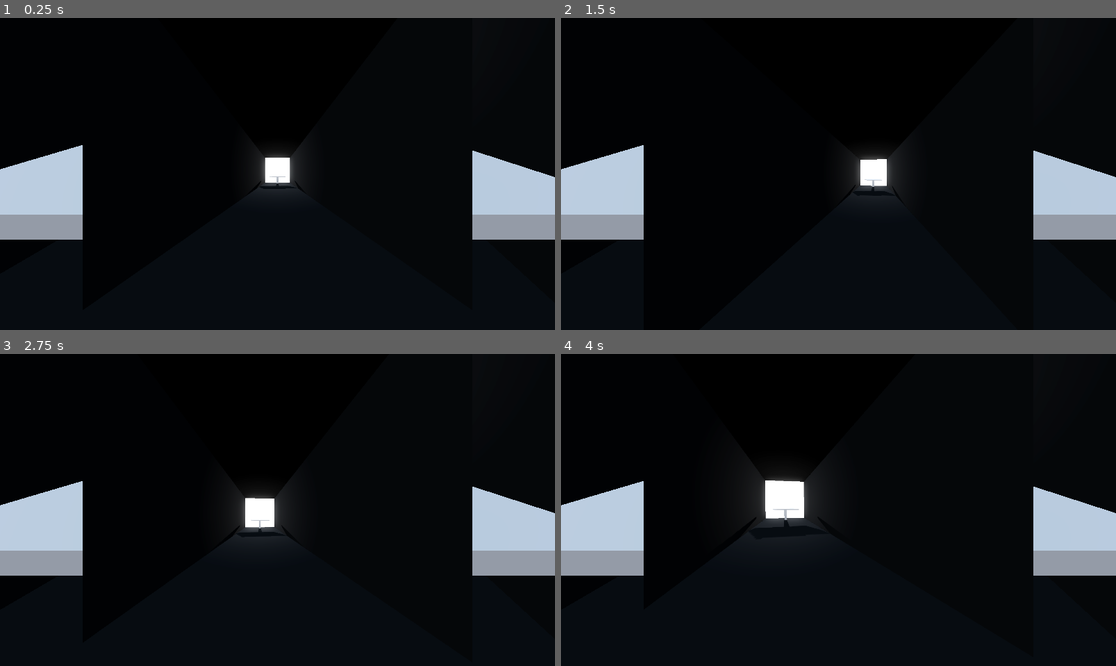
Above: before the commit, frames 1-4 (two rows, left to right).
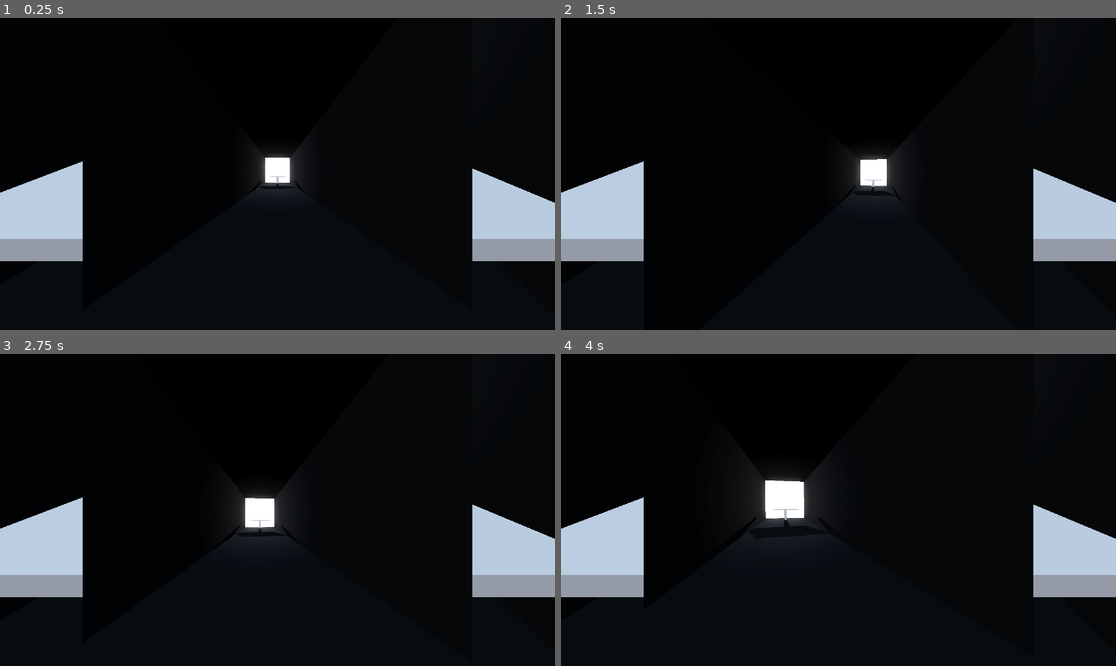
Above: after the commit, the same moments.

Repository: GriffinBaxter/No-Data-Provided
Game: Godot game, scene res://level.tscn
Same seed, same stepped clock (60 frames per second), same inputs: the game is played once before the commit and once after it. The project has no main scene, so this scene is started directly.
Inputs (mouse positions are in pixels of both pictures, inside the frame that each line leads up to):
- Up to frame 1 (0.25 s): no input
- Up to frame 2 (1.5 s): tap Enter at 0.5 s; move the mouse to (866, 174) at 0.52 s; hold Shift (slow) 0.53-1.28 s; hold W (forward) from 0.53 s (still down); tap Space (jump) at 0.77 s; move the mouse to (810, 174) at 1.27 s; tap Shift (slow) at 1.35 s
- Up to frame 3 (2.75 s): keep holding W (forward); tap Space (jump) at 1.52 s; move the mouse to (288, 503) at 2.02 s; hold Shift (slow) from 2.03 s (still down)
- Up to frame 4 (4 s): keep holding W (forward); move the mouse to (832, 516) at 2.77 s; release Shift (slow) at 2.78 s; tap Shift (slow) at 2.85 s; tap Space (jump) at 3.02, 3.77 s; move the mouse to (877, 513) at 3.52 s; hold Shift (slow) from 3.53 s (still down)

The runs differ from the first frame. In frame 1, 6.4% of the frame differs, in the area x 0-100%, y 40-78%; in frame 2, 6.4%; in frame 3, 6.4%; in frame 4, 6.4%.

Commit message:
Trigger cutscene when player camera rotation is also correct

Diff:
--- a/Scripts/SMMTriggerArea3D.gd
+++ b/Scripts/SMMTriggerArea3D.gd
@@ -1,10 +1,24 @@
 extends Area3D
 
-@onready var player = $"../Control/AspectRatioContainer/SubViewportContainer/SubViewport/Player"
-@onready var sub_viewport_container = $"../Control/AspectRatioContainer/SubViewportContainer"
-@onready var smm_animation_player = $"../SMMAnimationPlayer"
+@onready var player = $"../../Control/AspectRatioContainer/SubViewportContainer/SubViewport/Player"
+@onready var sub_viewport_container = $"../../Control/AspectRatioContainer/SubViewportContainer"
+@onready var smm_animation_player = $"../../SMMAnimationPlayer"
+
+@onready var player_camera = $"../../Control/AspectRatioContainer/SubViewportContainer/SubViewport/Player/Head/Camera3D"
+@onready var player_head = $"../../Control/AspectRatioContainer/SubViewportContainer/SubViewport/Player/Head"
+
+var player_entered_area = false
+var cutscene_started = false
+
+func _process(_delta):
+	if (!cutscene_started and player_entered_area and is_within_offset_degrees(-25, 10, player_camera.rotation_degrees.x) and is_within_offset_degrees(11.6, 10, player_head.rotation_degrees.y)):
+		cutscene_started = true
+		sub_viewport_container.visible = false
+		smm_animation_player.play("cutscene_1")
 
 func _on_body_entered(body):
 	if (body == player):
-		sub_viewport_container.visible = false
-		smm_animation_player.play("cutscene_1")
+		player_entered_area = true
+
+func is_within_offset_degrees(original_degrees, offset_degrees, current_degrees):
+	return original_degrees - offset_degrees <= current_degrees and current_degrees <= original_degrees + offset_degrees
--- a/level.tscn
+++ b/level.tscn
@@ -7,6 +7,48 @@
 [ext_resource type="Material" uid="uid://h83gg7tdbsed" path="res://Materials/emission.tres" id="4_g8rsm"]
 
 [sub_resource type="CapsuleShape3D" id="CapsuleShape3D_8ocoo"]
+
+[sub_resource type="SphereShape3D" id="SphereShape3D_bgb55"]
+radius = 0.1
+
+[sub_resource type="Animation" id="Animation_5plsx"]
+length = 0.001
+tracks/0/type = "value"
+tracks/0/imported = false
+tracks/0/enabled = true
+tracks/0/path = NodePath("SMMCamera3D:position")
+tracks/0/interp = 1
+tracks/0/loop_wrap = true
+tracks/0/keys = {
+"times": PackedFloat32Array(0),
+"transitions": PackedFloat32Array(1),
+"update": 0,
+"values": [Vector3(0.4, 1.65, -32.8364)]
+}
+tracks/1/type = "value"
+tracks/1/imported = false
+tracks/1/enabled = true
+tracks/1/path = NodePath("SMMCamera3D:rotation")
+tracks/1/interp = 1
+tracks/1/loop_wrap = true
+tracks/1/keys = {
+"times": PackedFloat32Array(0),
+"transitions": PackedFloat32Array(1),
+"update": 0,
+"values": [Vector3(-0.436332, 0.202458, 0)]
+}
+tracks/2/type = "value"
+tracks/2/imported = false
+tracks/2/enabled = true
+tracks/2/path = NodePath("SMMCamera3D:fov")
+tracks/2/interp = 1
+tracks/2/loop_wrap = true
+tracks/2/keys = {
+"times": PackedFloat32Array(0),
+"transitions": PackedFloat32Array(1),
+"update": 0,
+"values": [80.0]
+}
 
 [sub_resource type="Animation" id="Animation_gn0kb"]
 resource_name = "cutscene_1"
@@ -48,53 +90,11 @@
 "values": [50.0]
 }
 
-[sub_resource type="Animation" id="Animation_5plsx"]
-length = 0.001
-tracks/0/type = "value"
-tracks/0/imported = false
-tracks/0/enabled = true
-tracks/0/path = NodePath("SMMCamera3D:position")
-tracks/0/interp = 1
-tracks/0/loop_wrap = true
-tracks/0/keys = {
-"times": PackedFloat32Array(0),
-"transitions": PackedFloat32Array(1),
-"update": 0,
-"values": [Vector3(0.4, 1.65, -32.8364)]
-}
-tracks/1/type = "value"
-tracks/1/imported = false
-tracks/1/enabled = true
-tracks/1/path = NodePath("SMMCamera3D:rotation")
-tracks/1/interp = 1
-tracks/1/loop_wrap = true
-tracks/1/keys = {
-"times": PackedFloat32Array(0),
-"transitions": PackedFloat32Array(1),
-"update": 0,
-"values": [Vector3(-0.436332, 0.202458, 0)]
-}
-tracks/2/type = "value"
-tracks/2/imported = false
-tracks/2/enabled = true
-tracks/2/path = NodePath("SMMCamera3D:fov")
-tracks/2/interp = 1
-tracks/2/loop_wrap = true
-tracks/2/keys = {
-"times": PackedFloat32Array(0),
-"transitions": PackedFloat32Array(1),
-"update": 0,
-"values": [80.0]
-}
-
 [sub_resource type="AnimationLibrary" id="AnimationLibrary_d8wt3"]
 _data = {
 "RESET": SubResource("Animation_5plsx"),
 "cutscene_1": SubResource("Animation_gn0kb")
 }
-
-[sub_resource type="BoxShape3D" id="BoxShape3D_0bhrb"]
-size = Vector3(5, 5, 1)
 
 [sub_resource type="ProceduralSkyMaterial" id="ProceduralSkyMaterial_vuur2"]
 sky_horizon_color = Color(0.64625, 0.65575, 0.67075, 1)
@@ -157,20 +157,19 @@
 fov = 80.0
 
 [node name="SMMCamera3D" type="Camera3D" parent="."]
-transform = Transform3D(0.979575, -0.0849792, 0.182239, 0, 0.906308, 0.422618, -0.201078, -0.413986, 0.887797, 0.4, 1.65, -32.8364)
+transform = Transform3D(0.979575, -0.0849791, 0.182238, 0, 0.906308, 0.422618, -0.201078, -0.413986, 0.887797, 0.4, 1.75, -32.836)
 fov = 80.0
+
+[node name="SMMTriggerArea3D" type="Area3D" parent="SMMCamera3D"]
+script = ExtResource("2_2iwfq")
+
+[node name="CollisionShape3D" type="CollisionShape3D" parent="SMMCamera3D/SMMTriggerArea3D"]
+shape = SubResource("SphereShape3D_bgb55")
 
 [node name="SMMAnimationPlayer" type="AnimationPlayer" parent="."]
 libraries = {
 "": SubResource("AnimationLibrary_d8wt3")
 }
-
-[node name="SMMTriggerArea3D" type="Area3D" parent="."]
-transform = Transform3D(1, 0, 0, 0, 1, 0, 0, 0, 1, 0, 2.5, -33)
-script = ExtResource("2_2iwfq")
-
-[node name="CollisionShape3D" type="CollisionShape3D" parent="SMMTriggerArea3D"]
-shape = SubResource("BoxShape3D_0bhrb")
 
 [node name="WorldEnvironment" type="WorldEnvironment" parent="."]
 environment = SubResource("Environment_uxqxj")
@@ -241,4 +240,4 @@
 size = Vector3(0.25, 1.17329, 0.25)
 material = ExtResource("3_o1qfb")
 
-[connection signal="body_entered" from="SMMTriggerArea3D" to="SMMTriggerArea3D" method="_on_body_entered"]
+[connection signal="body_entered" from="SMMCamera3D/SMMTriggerArea3D" to="SMMCamera3D/SMMTriggerArea3D" method="_on_body_entered"]
